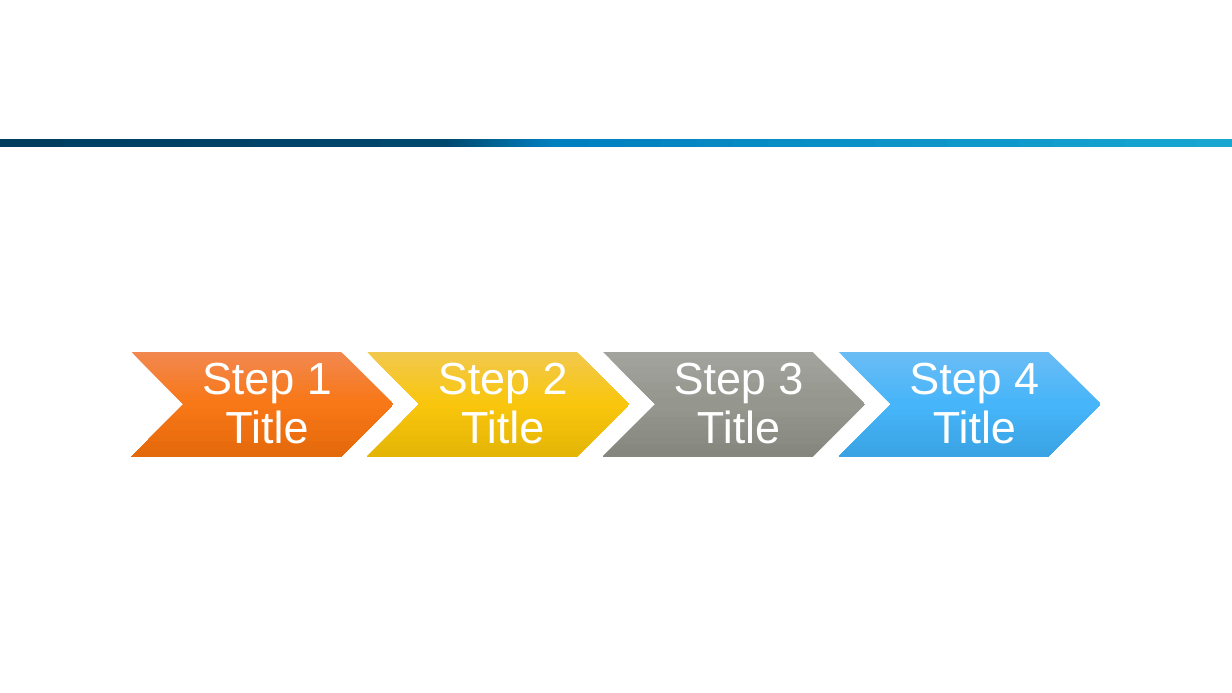
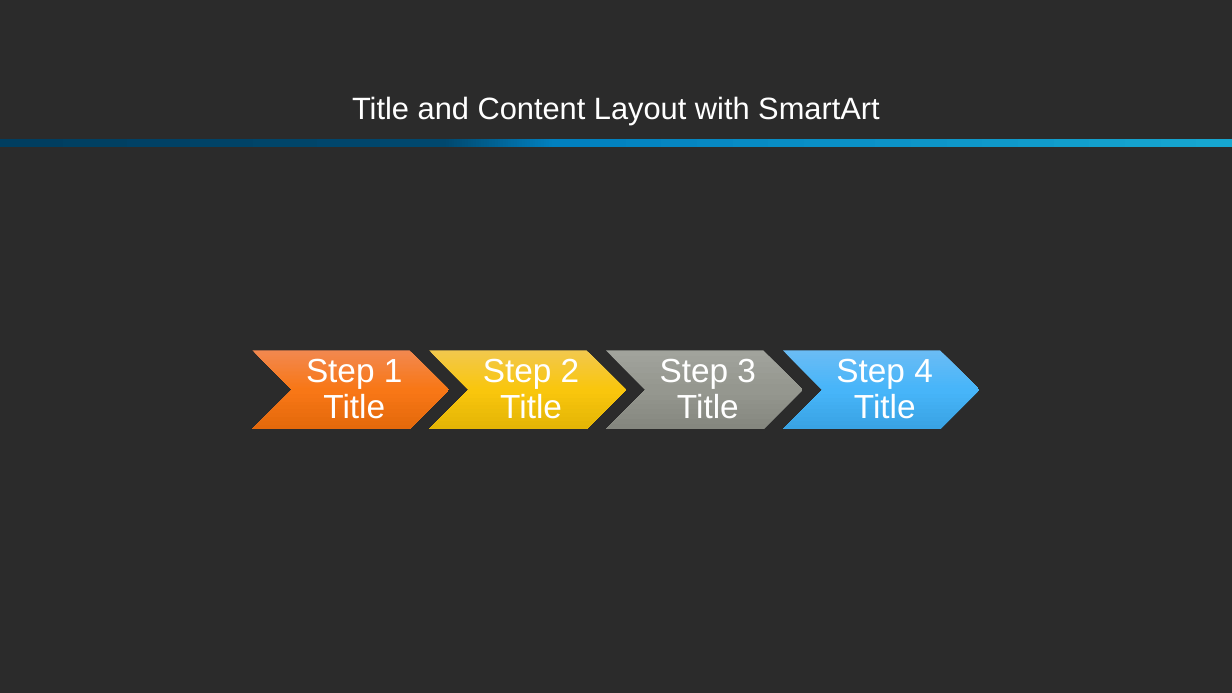
Before and after one commit to jeffryang24/RouterMaya, a slide deck: slide 5 of PPT/Template/Tabloid Router Maya.potx. Drawn at 1232x693 pixels with LibreOffice and Linux fonts; fonts in the diff are those of the drawing; background and template pictures are left out; a plain dark background stands for a picture behind light text. Boxes give left, top, right and bottom in pixels: in the first picture for what was removed or moved away, otherwise in the second. Text is boxed around its words. In the diff, an @@ line names an element or a change of style, - is before the commit and + after.

Commit message:
#20161113 -> revision

```diff
--- a/PPT/Template/Tabloid Router Maya.potx
+++ b/PPT/Template/Tabloid Router Maya.potx
@@ background #FFFFFF to picture (left out) @@
@@ title "Title and Content Layout with ..." at [352,96,879,124]: size 32 to 24 pt @@
@@ chevron: place and size @@
-chevron at [131,352,394,457]
+chevron at [252,350,449,429]
@@ size 35 to 26 pt; less space between paragraphs in 4 elements at [660,359,756,418], [483,358,580,419], [836,358,933,419], [306,358,403,419] @@
@@ text "Step 1 Title": place and size @@
-text "Step 1 Title" at [202,362,332,444]
+text "Step 1 Title" at [306,358,403,419]
@@ chevron: place and size @@
-chevron at [367,352,629,457]
+chevron at [430,350,627,429]
@@ text "Step 2 Title": place and size @@
-text "Step 2 Title" at [438,362,568,444]
+text "Step 2 Title" at [483,358,580,419]
@@ chevron: place and size @@
-chevron at [603,352,865,457]
+chevron at [606,350,803,429]
@@ text "Step 3 Title": place and size @@
-text "Step 3 Title" at [674,363,803,444]
+text "Step 3 Title" at [660,359,756,418]
@@ chevron: place and size @@
-chevron at [839,352,1102,457]
+chevron at [783,350,980,429]
@@ text "Step 4 Title": place and size @@
-text "Step 4 Title" at [909,362,1039,444]
+text "Step 4 Title" at [836,358,933,419]
```
Also in this commit, not shown: 4 other slides changed, 1 slide added, 1 slide removed.
